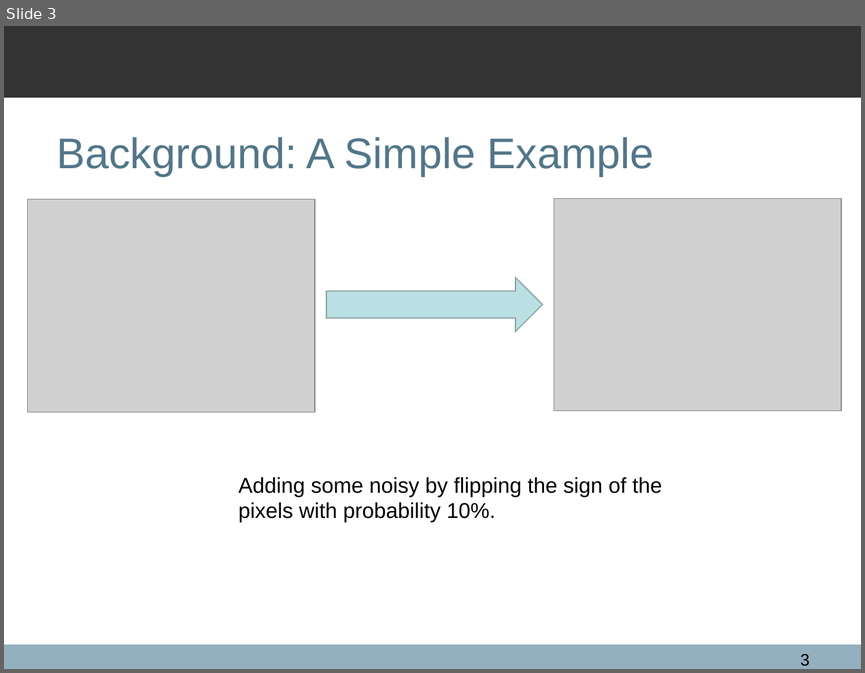
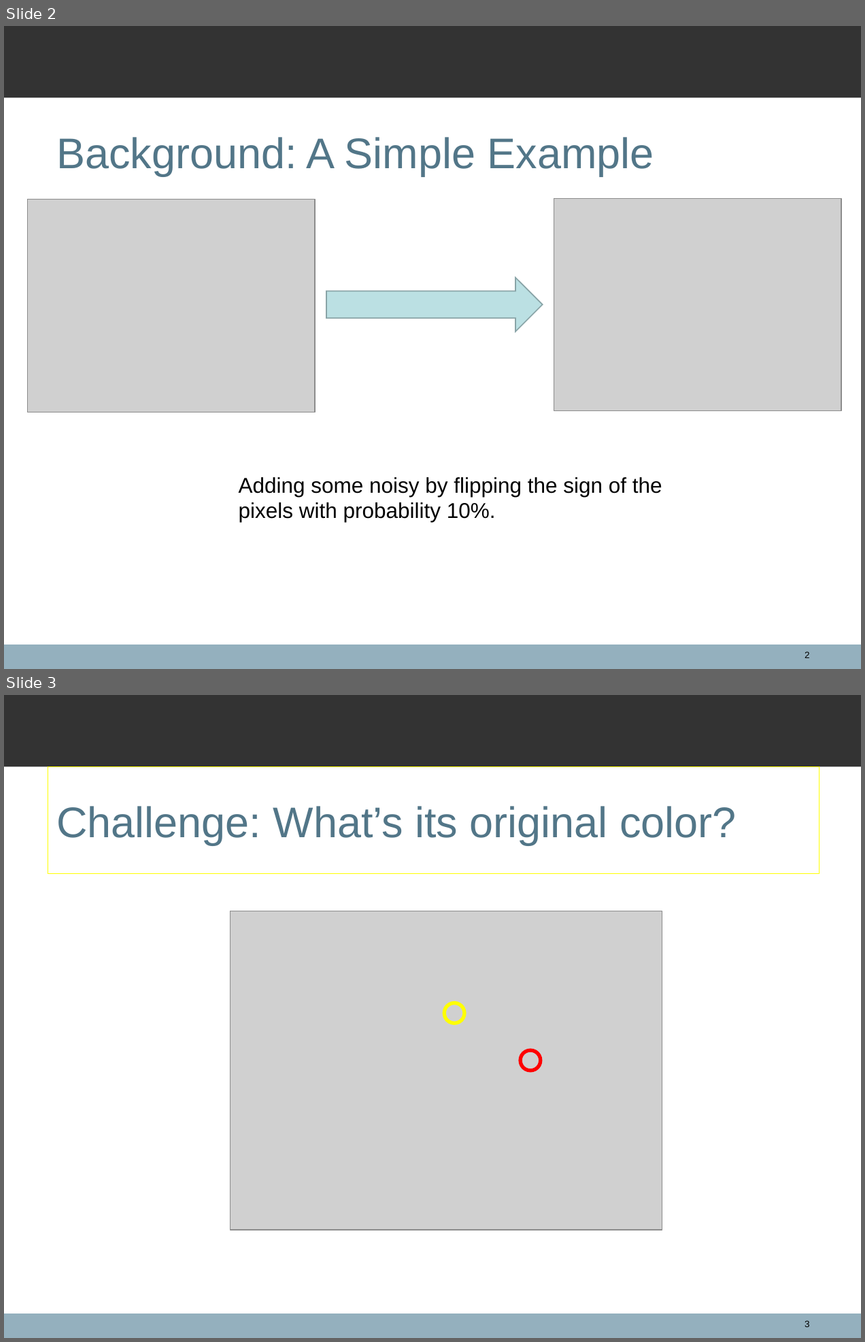
Before and after one commit to spacegoing/ANU_Hounours_Final, a slide deck: FinalTalk/Presentation.ppt. Shown one above the other, each under a label of ours: slide 3 before the commit, slides 2 and 3 after it. The pictures are 865x673 and 865x1342 pixels, drawn with LibreOffice and Linux fonts; fonts in the diff are those of the drawing; grey boxes stand for pictures; background and template pictures are left out. Boxes give left, top, right and bottom in pixels: in the first picture for what was removed or moved away, otherwise in the second. Text is boxed around its words. In the diff, an @@ line names an element or a change of style, - is before the commit and + after.

```diff
--- a/FinalTalk/Presentation.ppt
+++ b/FinalTalk/Presentation.ppt
@@ slide 3 added at <box>4,695,861,1338</box>, background #FFFFFF; not listed: 2 template elements that a slide beside it also shows @@
@@ title added at <box>48,767,819,874</box>, outline #FFFF00 0.74 pt, 36 pt, text #527688 @@
+Challenge: What’s its original color?
@@ picture added at <box>230,911,662,1229</box> @@
@@ ellipse added at <box>445,1002,465,1023</box>, outline #FFFF00 3 pt @@
@@ ellipse added at <box>520,1050,541,1070</box>, outline #FF0000 3 pt @@
@@ page number added at <box>804,1320,810,1327</box>, 7.7 pt, text #000000 @@
+3
@@ what was slide 3 is now slide 2 @@
@@ page number at <box>804,651,810,658</box>: text changed; size 14 to 7.7 pt @@
-3
+2
```
Also in this commit, not shown: 14 slides changed, 3 other slides added, 3 slides removed, 3 other files.
